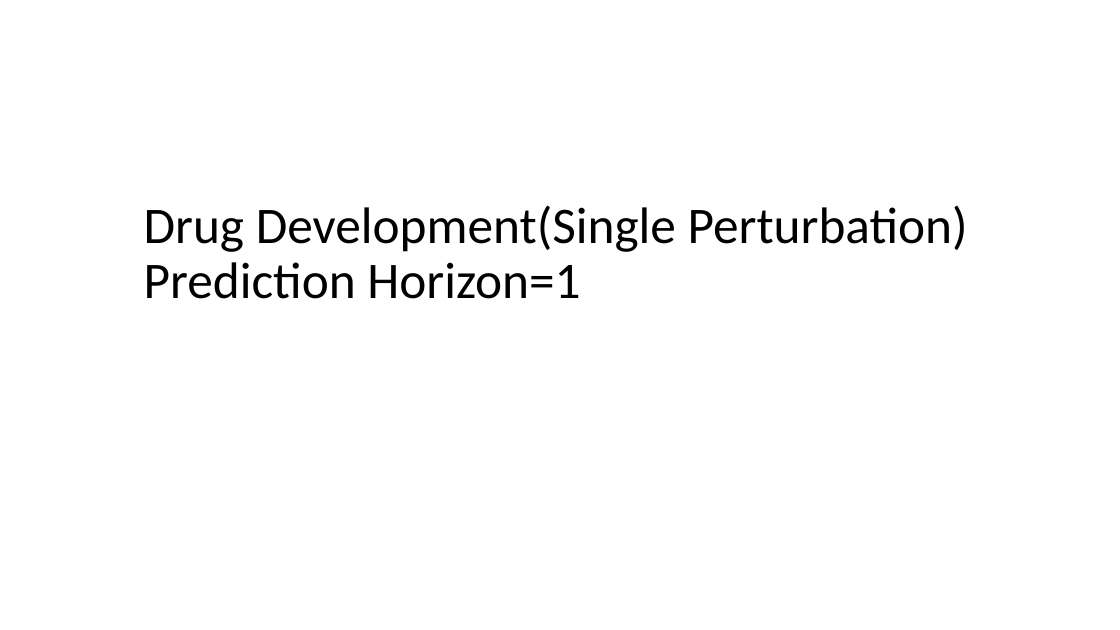
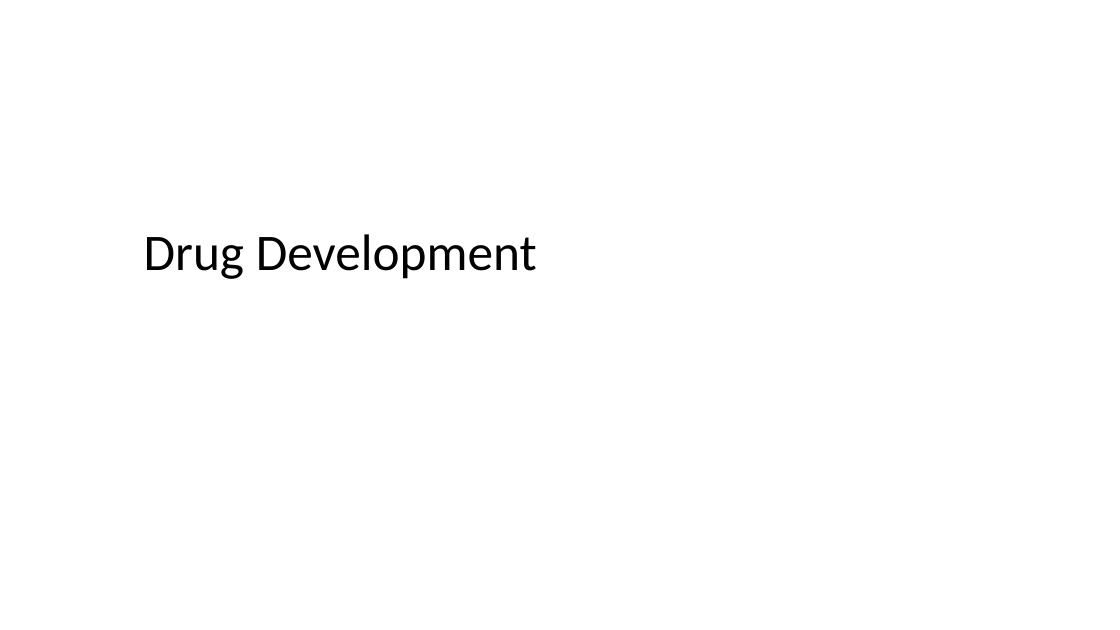
Before and after one commit to boabangf/GNN_RL_gene_trajectory_perturbation, a slide deck: slide 18 of ppt slides for omic codeathon (1) (1).pptx. Drawn at 1120x630 pixels with LibreOffice and Linux fonts; fonts in the diff are those of the drawing. Boxes give left, top, right and bottom in pixels: in the first picture for what was removed or moved away, otherwise in the second. Text is boxed around its words. In the diff, an @@ line names an element or a change of style, - is before the commit and + after.

```diff
--- a/ppt slides for omic codeathon (1) (1).pptx
+++ b/ppt slides for omic codeathon (1) (1).pptx
@@ title at [144, 234, 537, 279]: text changed @@
-Drug Development(Single Perturbation)
-Prediction Horizon=1
+Drug Development
```
Also in this commit, not shown: 1 other slide changed.
